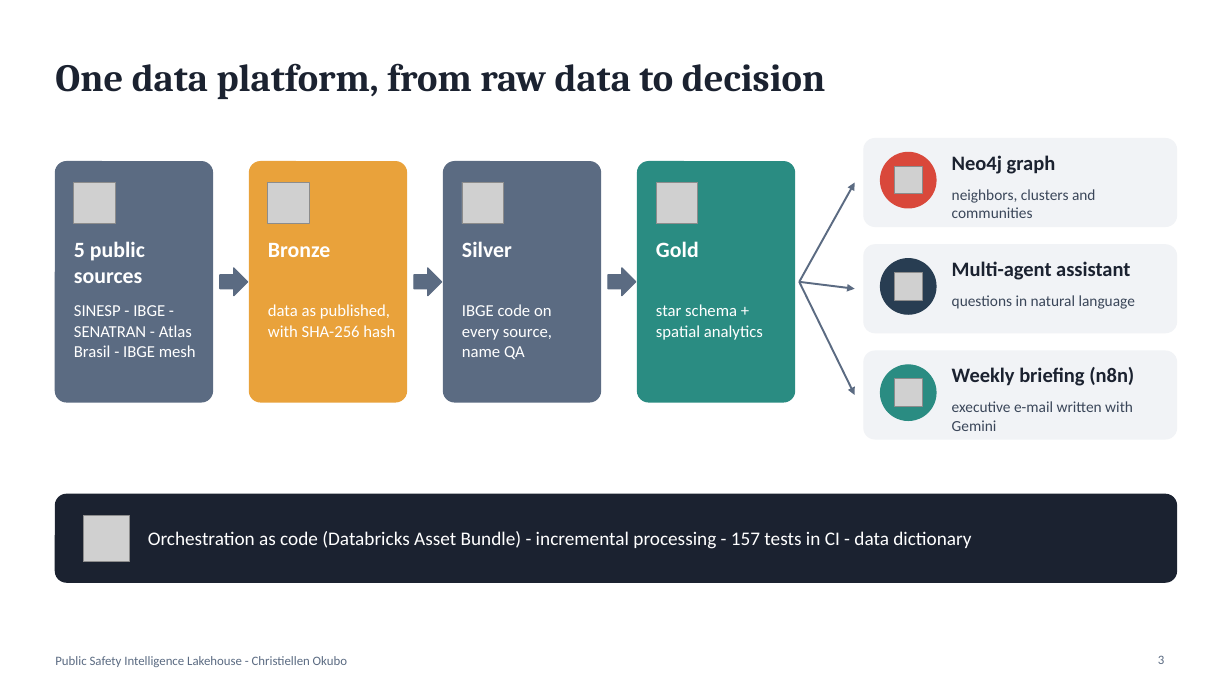
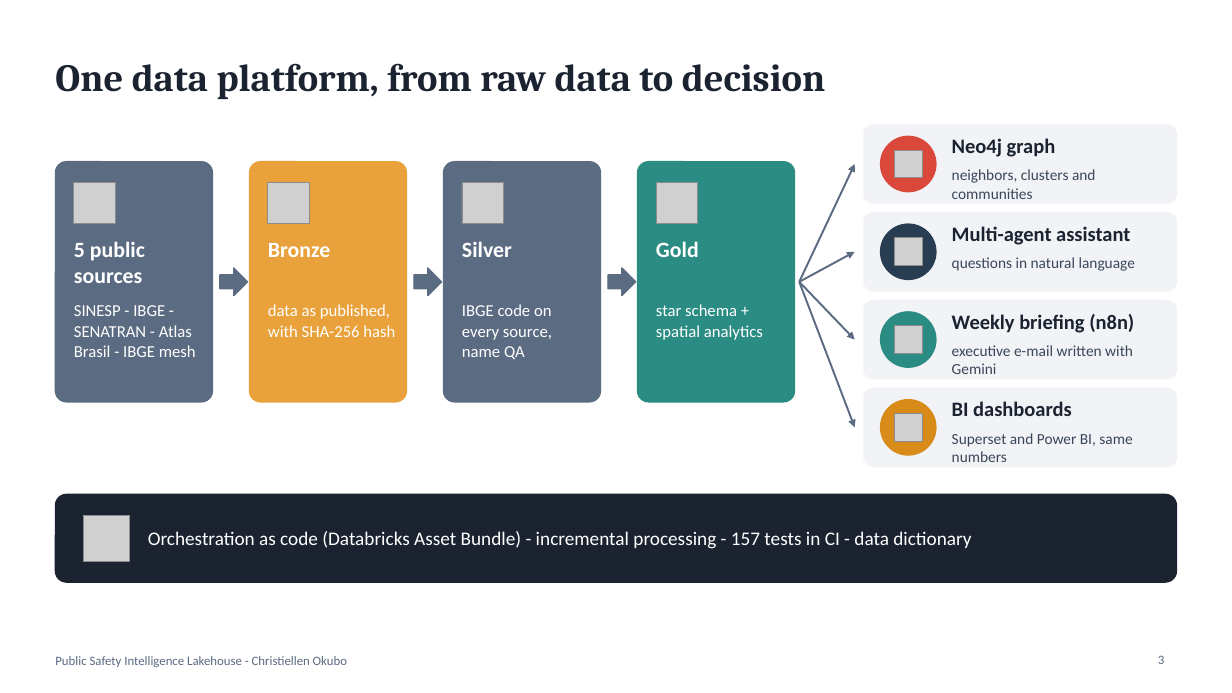
Before and after one commit to Christiellen/Public-Safety-Intelligence-Lakehouse, a slide deck: slide 3 of docs/presentation/PSI_Lakehouse_Presentation_EN_v4.pptx. Drawn at 1232x693 pixels with LibreOffice and Linux fonts; fonts in the diff are those of the drawing; grey boxes stand for pictures. Boxes give left, top, right and bottom in pixels: in the first picture for what was removed or moved away, otherwise in the second. Text is boxed around its words. In the diff, an @@ line names an element or a change of style, - is before the commit and + after.

Commit message:
Power BI version, architecture and presentations

```diff
--- a/docs/presentation/PSI_Lakehouse_Presentation_EN_v4.pptx
+++ b/docs/presentation/PSI_Lakehouse_Presentation_EN_v4.pptx
@@ rounded rectangle: place and size @@
-rounded rectangle at (864, 139, 1177, 226)
+rounded rectangle at (864, 125, 1177, 203)
@@ 1 picture, 1 text, 1 ellipse: place and size @@
-1 picture, 1 text, 1 ellipse at (881, 152, 1056, 208)
+1 picture, 1 text, 1 ellipse at (881, 137, 1056, 192)
@@ arrow moved from (799, 282) - (855, 183) to (799, 282) - (855, 164) @@
@@ text "neighbors, clusters and communities": place and size @@
-text "neighbors, clusters and communities" at (952, 189, 1096, 218)
+text "neighbors, clusters and communities" at (952, 169, 1096, 199)
@@ rounded rectangle: place and size @@
-rounded rectangle at (864, 245, 1177, 333)
+rounded rectangle at (864, 213, 1177, 291)
@@ 1 picture, 1 text, 1 ellipse: place and size @@
-1 picture, 1 text, 1 ellipse at (881, 259, 1130, 314)
+1 picture, 1 text, 1 ellipse at (881, 224, 1130, 279)
@@ arrow moved from (799, 282) - (855, 288) to (799, 282) - (855, 252) @@
@@ text "questions in natural language": place and size @@
-text "questions in natural language" at (952, 295, 1135, 309)
+text "questions in natural language" at (952, 257, 1135, 271)
@@ arrow moved from (799, 282) - (855, 396) to (799, 282) - (855, 339) @@
@@ arrow added from (799, 282) to (855, 427), #5B6B82 1.5 pt @@
@@ rounded rectangle: place and size @@
-rounded rectangle at (864, 351, 1177, 439)
+rounded rectangle at (864, 300, 1177, 379)
@@ 2 texts, 1 picture, 1 ellipse: place and size @@
-2 texts, 1 picture, 1 ellipse at (881, 365, 1134, 431)
+2 texts, 1 picture, 1 ellipse at (881, 312, 1134, 374)
@@ rounded rectangle added at (864, 388, 1177, 467), fill #F1F3F6, outline #F1F3F6 1 pt @@
@@ ellipse added at (881, 400, 936, 456), fill #D98B1A, outline #D98B1A 1 pt @@
@@ picture added at (895, 413, 922, 441) @@
@@ text added at (952, 401, 1071, 416), 16 pt, text #1B2230, bold @@
+BI dashboards
@@ text added at (952, 433, 1132, 462), 12 pt, text #3A4659 @@
+Superset and Power BI, same numbers
```
Also in this commit, not shown: 1 other slide changed, 2 other files.
